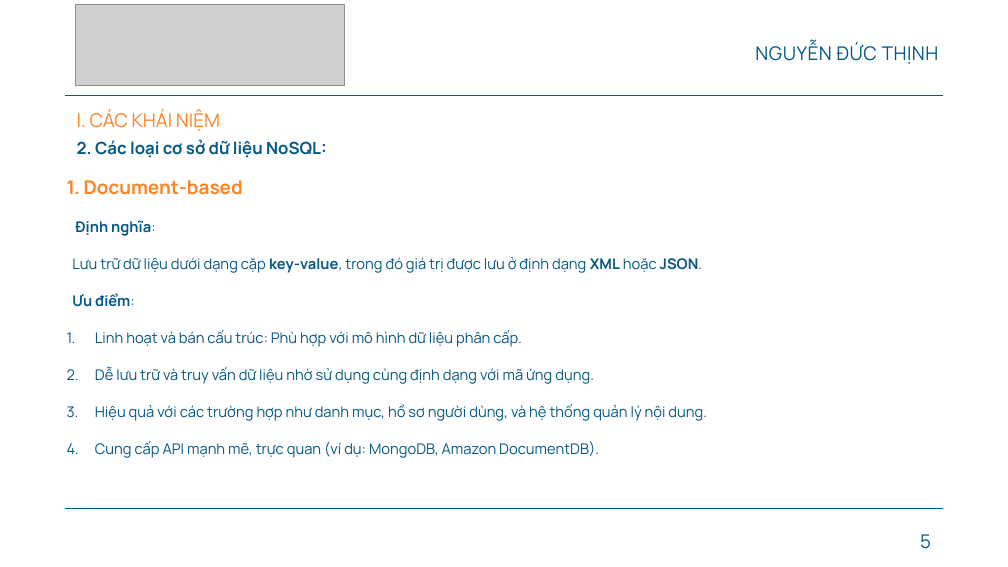
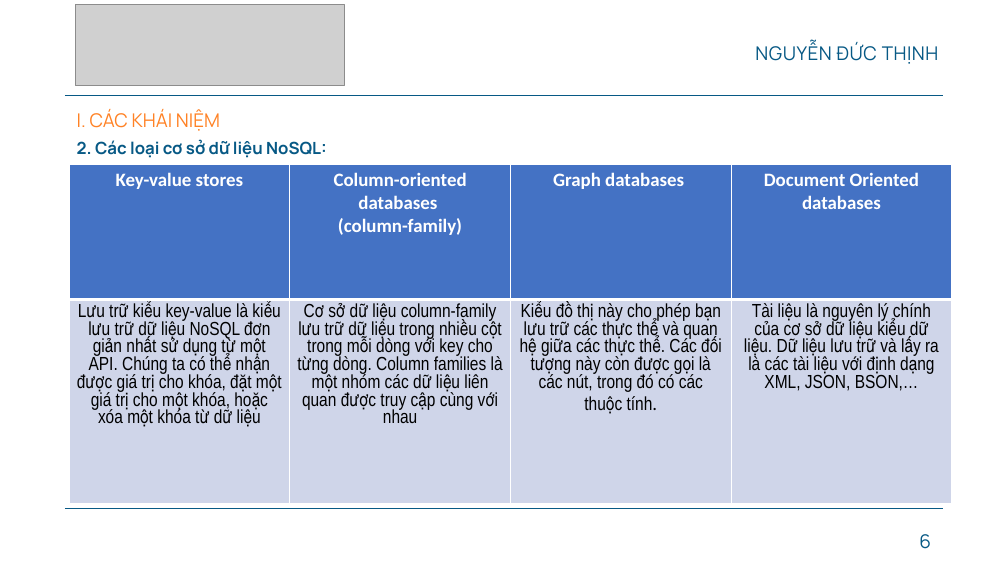
Before and after one commit to Ducthinh1501/CN-DA21TTB-NGUYENDUCTHINH-MONGODB-READINGTESTS, a slide deck: slide 6 of thesis/CN-SLIDE-BAOCAO.pptx (slide 5 before the commit). Drawn at 1008x567 pixels with LibreOffice and Linux fonts; fonts in the diff are those of the drawing; grey boxes stand for pictures; background and template pictures are left out. Boxes give left, top, right and bottom in pixels: in the first picture for what was removed or moved away, otherwise in the second. Text is boxed around its words. In the diff, an @@ line names an element or a change of style, - is before the commit and + after.

```diff
--- a/thesis/CN-SLIDE-BAOCAO.pptx
+++ b/thesis/CN-SLIDE-BAOCAO.pptx
@@ table added at (69,165,952,504), 2 rows, 4 columns @@
+Key-value stores | Column-oriented databases / (column-family) | Graph databases | Document Oriented databases
+Lưu trữ kiểu key-value là kiểu lưu trữ dữ liệu NoSQL đơn giản nhất sử dụng từ một API. Chúng ta có thể nhận được giá trị cho khóa, đặt một giá trị cho một khóa, hoặc xóa một khóa từ dữ liệu | Cơ sở dữ liệu column-family lưu trữ dữ liệu trong nhiều cột trong mỗi dòng với key cho từng dòng. Column families là một nhóm các dữ liệu liên quan được truy cập cùng với nhau | Kiểu đồ thị này cho phép bạn lưu trữ các thực thể và quan hệ giữa các thực thể. Các đối tượng này còn được gọi là các nút, trong đó có các thuộc tính. | Tài liệu là nguyên lý chính của cơ sở dữ liệu kiểu dữ liệu. Dữ liệu lưu trữ và lấy ra là các tài liệu với định dạng XML, JSON, BSON,…
@@ text removed at (67,180,707,458) @@
-1. Document-based
-Định nghĩa:
-Lưu trữ dữ liệu dưới dạng cặp key-value, trong đó giá trị được lưu ở định dạng XML hoặc JSON.
-Ưu điểm:
-1. Linh hoạt và bán cấu trúc: Phù hợp với mô hình dữ liệu phân cấp.
-2. Dễ lưu trữ và truy vấn dữ liệu nhờ sử dụng cùng định dạng với mã ứng dụng.
-3. Hiệu quả với các trường hợp như danh mục, hồ sơ người dùng, và hệ thống quản lý nội dung.
-4. Cung cấp API mạnh mẽ, trực quan (ví dụ: MongoDB, Amazon DocumentDB).
@@ page number at (919,534,931,549): text changed @@
-5
+6
```
Also in this commit, not shown: 3 other slides changed, 4 slides added, 8 slides removed, 12 other files.
